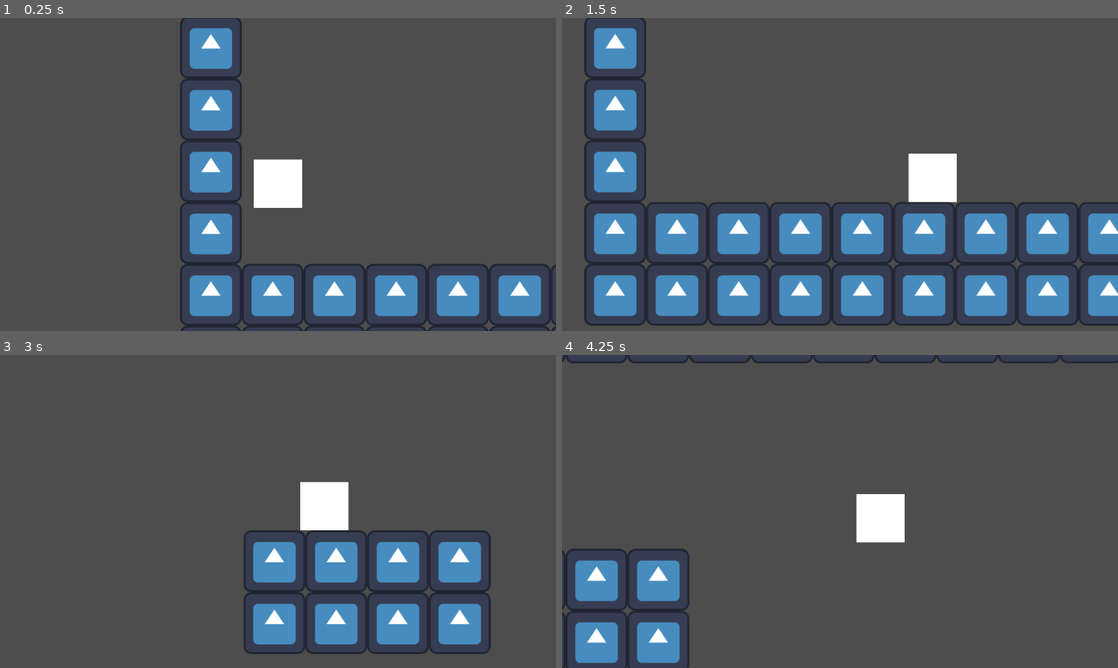
Above: before the commit, frames 1-4 (two rows, left to right).
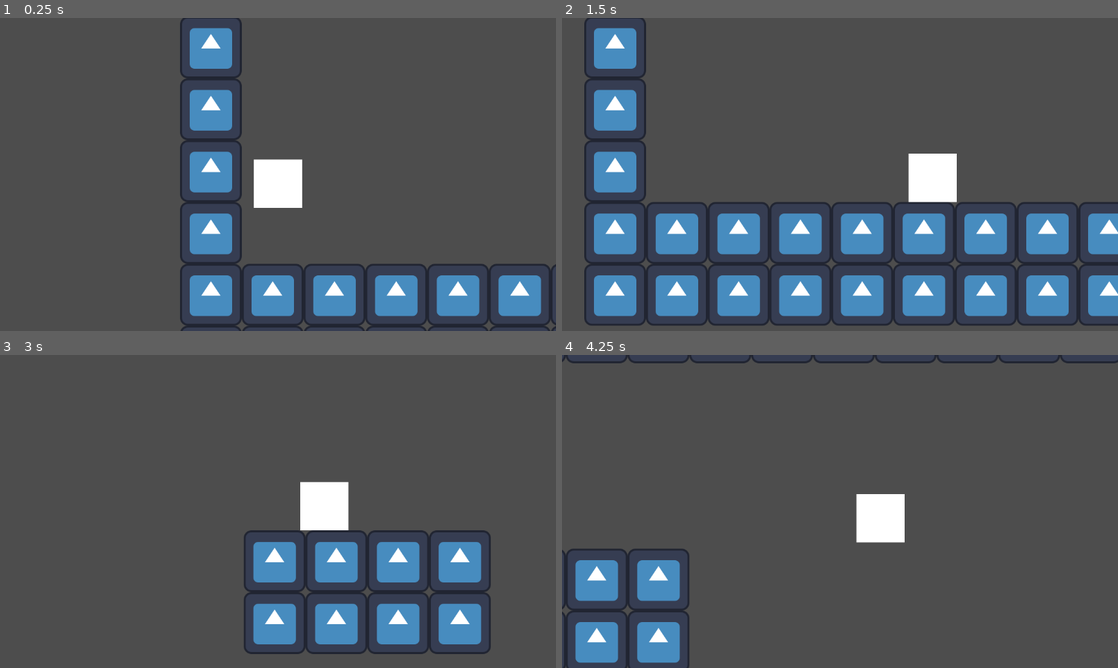
Above: after the commit, the same moments.

Repository: LitheFulminare/Operation-Venulysian
Game: Godot game, scene res://Game scenes/Prototyping.tscn
The game is run twice, just before and just after one commit, with the same random seed, the same clock (stepped at 60 frames per second) and the same inputs. The engine's default icon, where the game draws it, is replaced by a stand-in: a white triangle on a blue panel in a dark square.
Inputs:
- Up to frame 1 (0.25 s): no input
- Up to frame 2 (1.5 s): hold D (Right) from 0.53 s (still down); tap F (Grappling Hook) at 0.6 s; tap W (Up) at 0.77 s; tap Shift (Dash) at 1.35 s
- Up to frame 3 (3 s): tap W (Up) at 1.52 s; tap F (Grappling Hook) at 1.55, 2.1, 2.85 s; release D (Right) at 2.03 s; hold A (Left) 2.03-2.78 s; hold D (Right) from 2.78 s (still down)
- Up to frame 4 (4.25 s): keep holding D (Right); tap W (Up) at 3.02, 3.77 s; tap Shift (Dash) at 3.6 s; tap F (Grappling Hook) at 3.8 s

The runs differ from the first frame. In frame 2, 0.2% of the frame differs, in the area x 7-100%, y 5-95%; in frame 3, 0.2%; in frame 4, 0.2%, in the area x 2-22%, y 65-99%.

Commit message:
setup chain tiling with line2d

Diff:
--- a/Operation Venulysian/Player/player.tscn
+++ b/Operation Venulysian/Player/player.tscn
@@ -1,8 +1,9 @@
-[gd_scene load_steps=6 format=3 uid="uid://b1vtmnwr2sk4q"]
+[gd_scene load_steps=7 format=3 uid="uid://b1vtmnwr2sk4q"]
 
 [ext_resource type="Script" uid="uid://creutxpg4tk0i" path="res://Player/player.gd" id="1_4ntmi"]
 [ext_resource type="Script" uid="uid://b4yrdgvplq3aq" path="res://Components/Entity/movement_controller.gd" id="1_l8h54"]
 [ext_resource type="Script" path="res://Player/grappling_hook_controller.gd" id="3_btcbx"]
+[ext_resource type="Texture2D" uid="uid://wsc0yr7432b8" path="res://Player/Sprites/Chain tilable 2.png" id="4_gwnis"]
 
 [sub_resource type="Curve2D" id="Curve2D_btcbx"]
 _data = {
@@ -42,6 +43,14 @@
 rotation = -0.856636
 loop = false
 
+[node name="Line2D" type="Line2D" parent="Grappling Hook Controller"]
+texture_repeat = 2
+position = Vector2(46, -24.25)
+scale = Vector2(7, 7)
+points = PackedVector2Array(17.7143, -8.82143, -23.5714, -17.8214, -70, -32.5357, -100.714, -58.1071)
+texture = ExtResource("4_gwnis")
+texture_mode = 1
+
 [node name="Dash Duration" type="Timer" parent="."]
 wait_time = 0.2
 one_shot = true
--- a/Operation Venulysian/project.godot
+++ b/Operation Venulysian/project.godot
@@ -64,3 +64,7 @@
 [physics]
 
 2d/run_on_separate_thread=true
+
+[rendering]
+
+textures/canvas_textures/default_texture_filter=0
